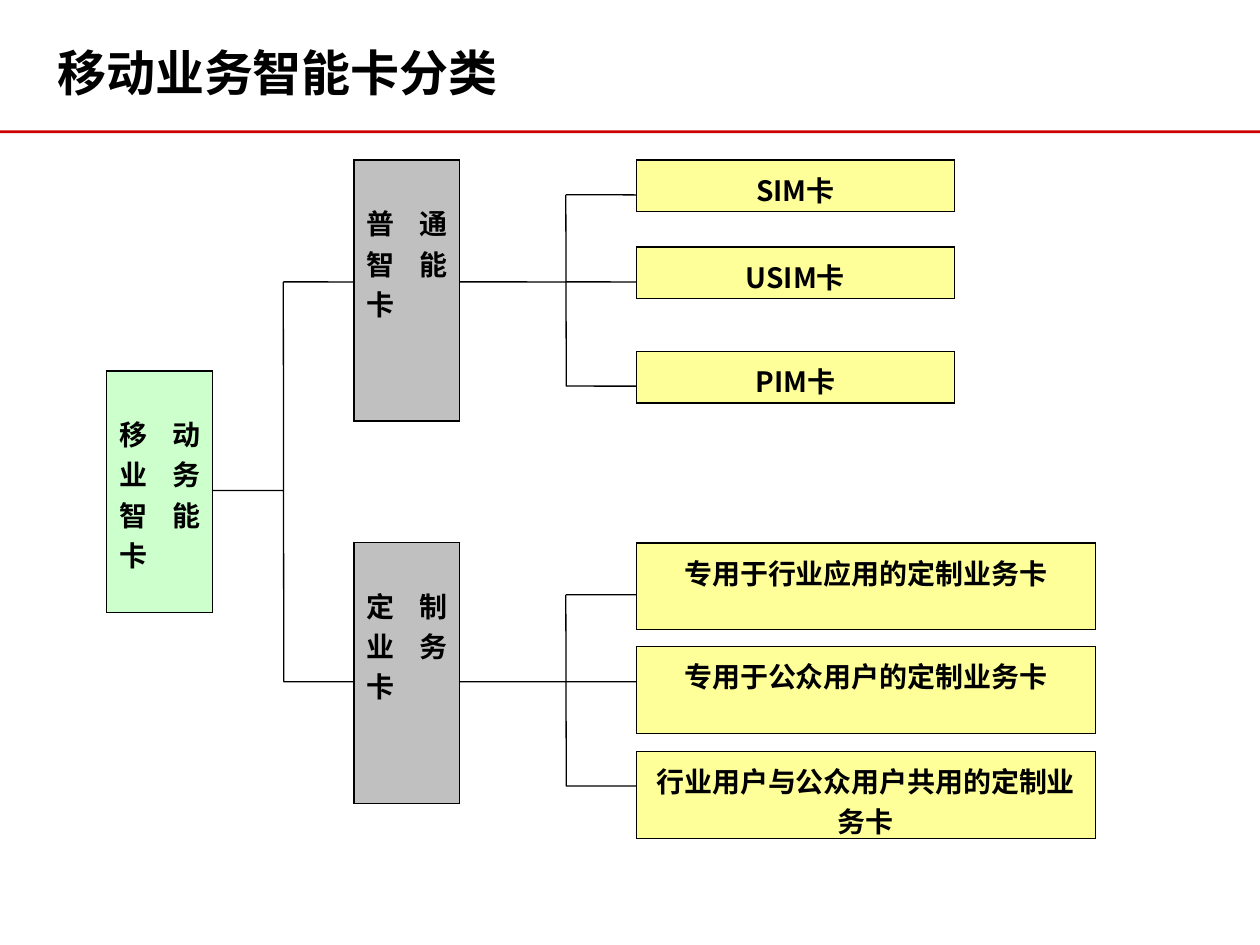
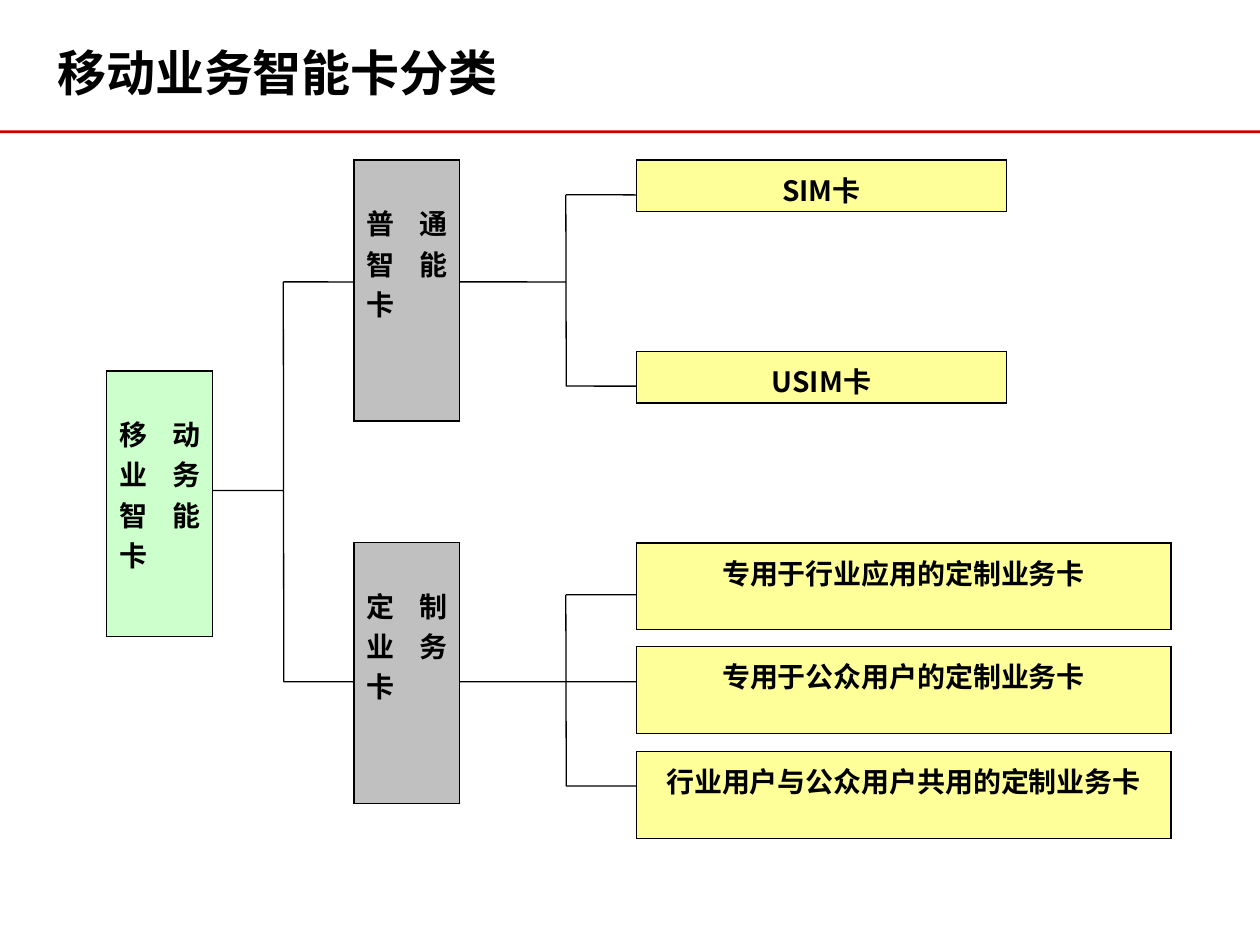
Before and after one commit to momo1101/unicardsrch, a slide deck: slide 7 of 软课题文本/软课题-中国联通电信卡业务及策略研究.ppt. Drawn at 1260x945 pixels with LibreOffice and Linux fonts; fonts in the diff are those of the drawing; background and template pictures are left out. Boxes give left, top, right and bottom in pixels: in the first picture for what was removed or moved away, otherwise in the second. Text is boxed around its words. In the diff, an @@ line names an element or a change of style, - is before the commit and + after.

```diff
--- a/软课题文本/软课题-中国联通电信卡业务及策略研究.ppt
+++ b/软课题文本/软课题-中国联通电信卡业务及策略研究.ppt
@@ rectangle "SIM卡": place and size @@
-rectangle "SIM卡" at (636,160,954,212)
+rectangle "SIM卡" at (636,160,1007,212)
@@ line removed from (566, 282) to (636, 282) @@
@@ rectangle "USIM卡": place and size @@
-rectangle "USIM卡" at (636,247,954,299)
+rectangle "USIM卡" at (636,352,1007,403)
@@ rectangle removed at (636,352,954,403) @@
-PIM卡
@@ rectangle "移动业务智能卡": place and size @@
-rectangle "移动业务智能卡" at (107,370,213,612)
+rectangle "移动业务智能卡" at (107,370,213,636)
@@ rectangle "专用于行业应用的定制业务卡": place and size @@
-rectangle "专用于行业应用的定制业务卡" at (636,543,1095,630)
+rectangle "专用于行业应用的定制业务卡" at (636,543,1171,630)
@@ rectangle "专用于公众用户的定制业务卡": place and size @@
-rectangle "专用于公众用户的定制业务卡" at (636,646,1095,733)
+rectangle "专用于公众用户的定制业务卡" at (636,646,1171,733)
@@ rectangle "行业用户与公众用户共用的定制业务卡": place and size @@
-rectangle "行业用户与公众用户共用的定制业务卡" at (636,751,1095,838)
+rectangle "行业用户与公众用户共用的定制业务卡" at (636,751,1171,838)
```
Also in this commit, not shown: 10 other slides changed, 6 slides removed.
